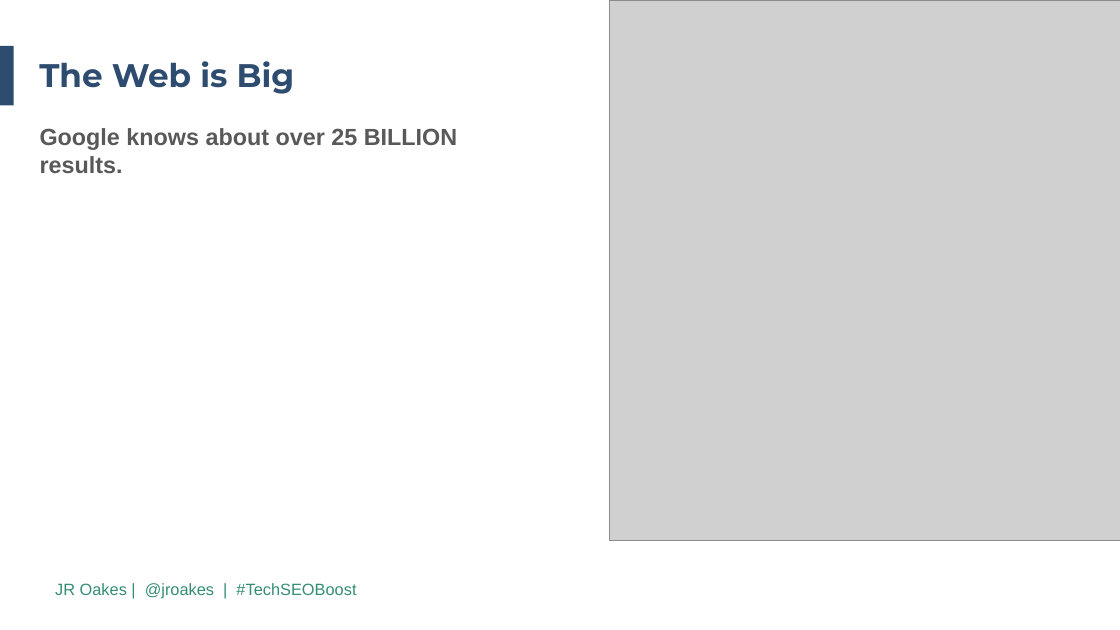
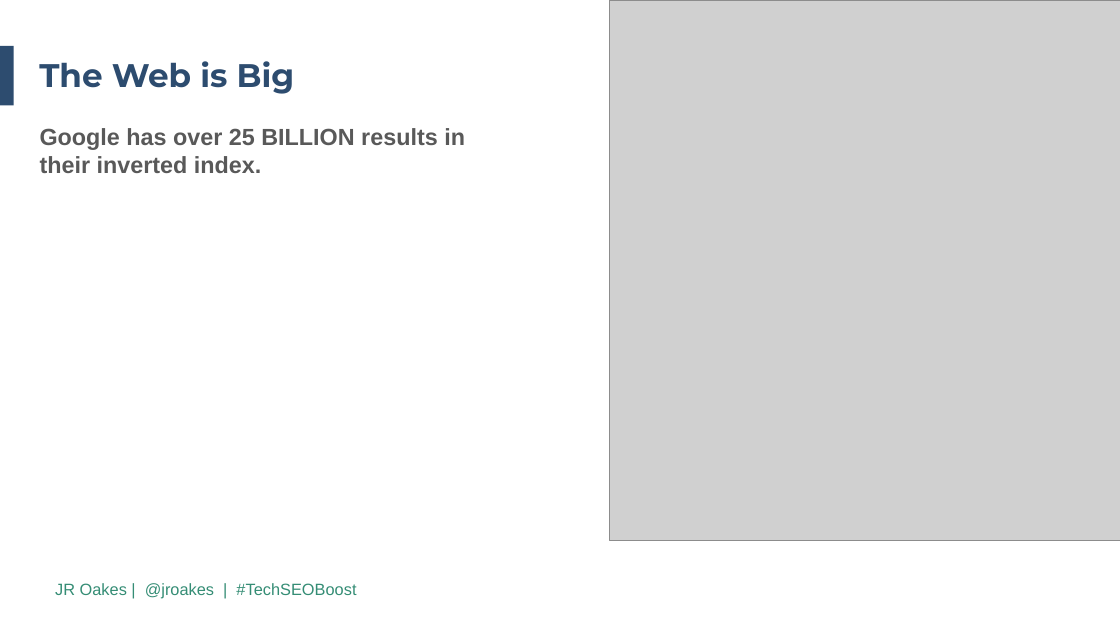
Before and after one commit to jroakes/tech-seo-crawler, a slide deck: slide 9 of etc/2019 TechSEO Boost PPT Template.revJR.pptx. Drawn at 1120x630 pixels with LibreOffice and Linux fonts; fonts in the diff are those of the drawing; grey boxes stand for pictures; background and template pictures are left out. Boxes give left, top, right and bottom in pixels: in the first picture for what was removed or moved away, otherwise in the second. Text is boxed around its words. In the diff, an @@ line names an element or a change of style, - is before the commit and + after.

```diff
--- a/etc/2019 TechSEO Boost PPT Template.revJR.pptx
+++ b/etc/2019 TechSEO Boost PPT Template.revJR.pptx
@@ text at box(40, 128, 465, 173): text changed @@
-Google knows about over 25 BILLION results.
+Google has over 25 BILLION results in their inverted index.
```
Also in this commit, not shown: 2 other slides changed.
